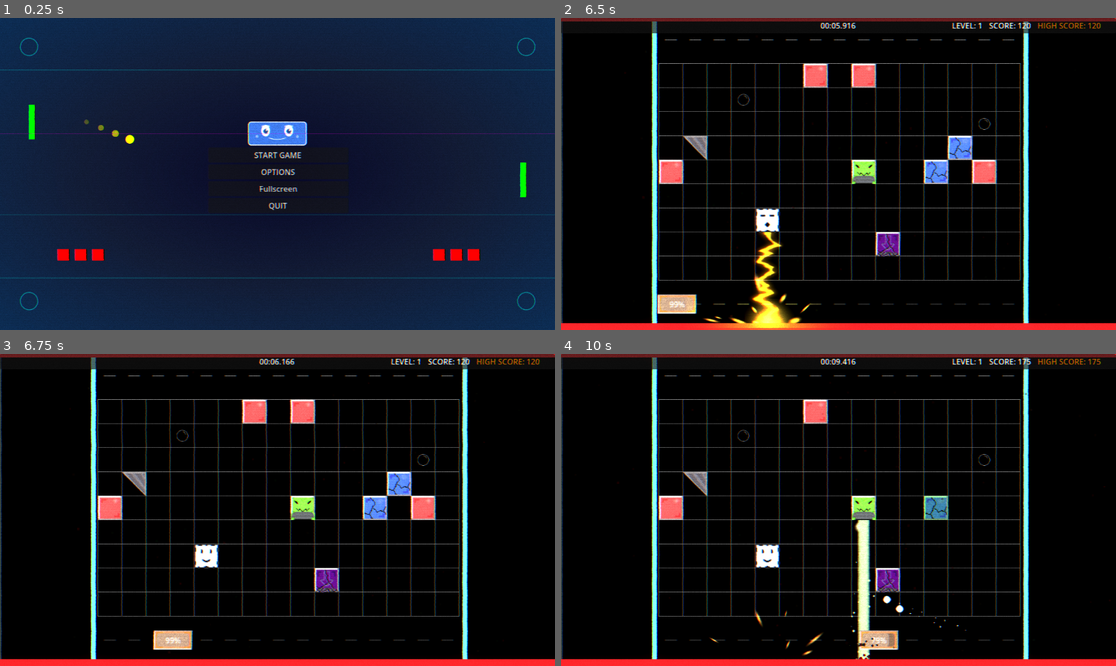
Above: before the commit, frames 1-4 (two rows, left to right).
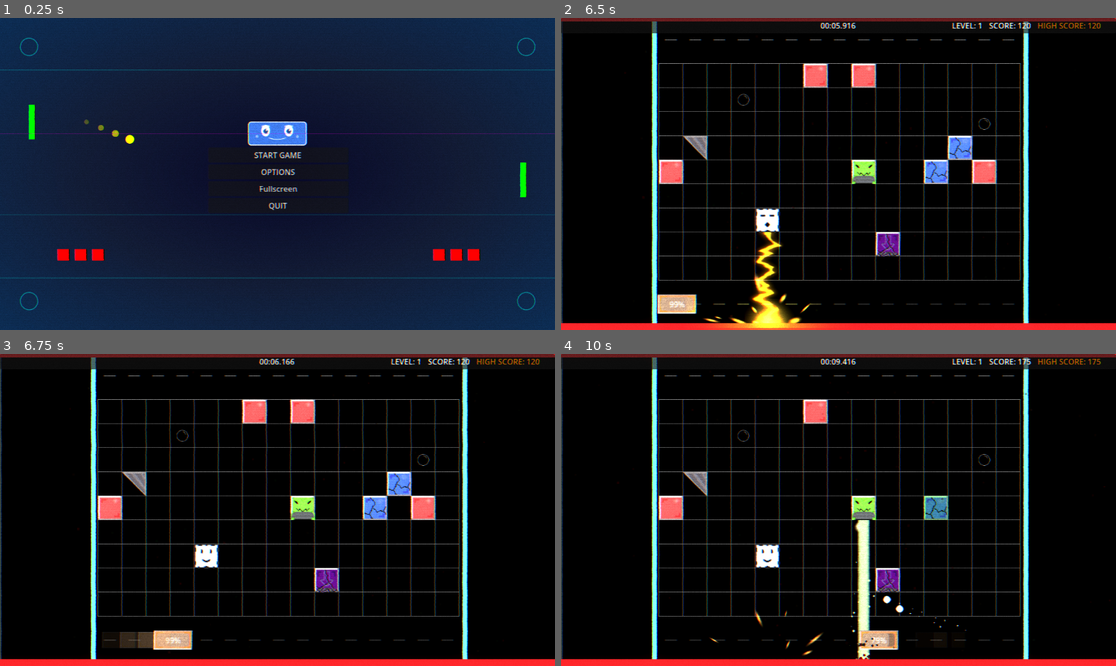
Above: after the commit, the same moments.

Repository: Nicheen/NotPong2025
Game: Godot game, scene res://scenes/menus/main_menu.tscn
Same seed, same stepped clock (60 frames per second), same inputs: the game is played once before the commit and once after it. Sound files missing from this copy of the repository are replaced by a short silence.
Inputs (mouse positions are in pixels of both pictures, inside the frame that each line leads up to):
- Up to frame 1 (0.25 s): no input
- Up to frame 2 (6.5 s): click "START GAME" at 0.5 s; tap Enter (ui_accept) at 1.25, 1.52, 2.27, 3.77, 4.52, 5.27 s; move the mouse to (960, 158) at 1.27 s; hold D (move_right) 1.28-2.03 s; hold Shift (dash) 1.28-2.03 s; move the mouse to (727, 189) at 2.02 s; hold S (teleport_down) 2.03-2.78 s; tap Shift (dash) at 2.1, 3.6, 5.3 s; move the mouse to (894, 105) at 2.77 s; hold D (move_right) 2.78-3.53 s; hold Shift (dash) 2.78-3.53 s; click (894, 105) at 2.85 s; move the mouse to (810, 236) at 3.52 s; hold W (teleport_up) 3.53-4.28 s; move the mouse to (1005, 220) at 4.27 s; hold Shift (dash) 4.28-5.03 s; hold A (move_left) 4.28-5.78 s; move the mouse to (672, 127) at 5.02 s; click (672, 127) at 5.1 s; move the mouse to (866, 174) at 5.77 s; hold S (teleport_down) from 5.78 s (still down); hold Shift (dash) from 5.78 s (still down)
- Up to frame 3 (6.75 s): move the mouse to (194, 432) at 6.52 s; release S (teleport_down) at 6.53 s; release Shift (dash) at 6.53 s; hold D (move_right) from 6.53 s (still down); tap Shift (dash) at 6.6 s
- Up to frame 4 (10 s): tap Enter (ui_accept) at 6.77, 7.52, 8.27, 9.77 s; move the mouse to (960, 494) at 7.27 s; release D (move_right) at 7.28 s; hold W (teleport_up) 7.28-8.03 s; hold Shift (dash) 7.28-8.03 s; click (960, 494) at 7.35 s; move the mouse to (727, 525) at 8.02 s; hold D (move_right) 8.03-8.78 s; tap Shift (dash) at 8.1, 9.8 s; move the mouse to (894, 441) at 8.77 s; hold S (teleport_down) 8.78-9.53 s; hold Shift (dash) 8.78-9.53 s; move the mouse to (810, 572) at 9.52 s; hold A (move_left) from 9.53 s (still down); click (810, 572) at 9.6 s

Frames 1-2 are identical in both runs. In frame 3, 0.3% of the frame differs, in the area x 21-31%, y 89-95%; in frame 4, less than 0.1%.

Commit message:
fixed dash effect

Diff:
--- a/NOTPONG/scripts/obj/player/player.gd
+++ b/NOTPONG/scripts/obj/player/player.gd
@@ -220,30 +220,102 @@
 
 	# Dash when shift pressed AND was previously released AND moving
 	if Input.is_action_pressed("dash") and shift_released and can_dash:
+		var dash_direction = Vector2.ZERO
+		var old_position = global_position
+
 		if Input.is_action_pressed("move_left"):
+			dash_direction = Vector2(-1, 0)
 			# Dash left
 			global_position.x -= dash_distance
 			var half_size = play_area_size * 0.5
 			var left_bound = play_area_center.x - half_size.x + 25
 			if global_position.x < left_bound:
 				global_position.x = left_bound
-			can_dash = false
-			dash_timer = dash_cooldown
-			shift_released = false
-			print("Dashed left!")
 
 		elif Input.is_action_pressed("move_right"):
+			dash_direction = Vector2(1, 0)
 			# Dash right
 			global_position.x += dash_distance
 			var half_size = play_area_size * 0.5
 			var right_bound = play_area_center.x + half_size.x - 25
 			if global_position.x > right_bound:
 				global_position.x = right_bound
+
+		# Om vi dashade, starta cooldown och visa effekter
+		if dash_direction != Vector2.ZERO:
 			can_dash = false
 			dash_timer = dash_cooldown
 			shift_released = false
-			print("Dashed right!")
-
+
+			# VISUELLA EFFEKTER!
+			create_dash_effect()
+			create_dash_afterimages(old_position, dash_direction)
+
+			print("Dashed ", "left" if dash_direction.x < 0 else "right", "!")
+
+func create_dash_effect():
+	"""Visual effect for dash on player"""
+	if not sprite:
+		return
+
+	# Flash effect - snabb cyan blink på spelaren
+	var dash_tween = create_tween()
+	dash_tween.set_parallel(true)
+
+	# Quick flash sequence
+	dash_tween.tween_property(sprite, "modulate", Color.CYAN, 0.05)
+	dash_tween.tween_property(sprite, "modulate", Color.WHITE, 0.05)
+	dash_tween.tween_property(sprite, "modulate", Color.CYAN, 0.05)
+	dash_tween.tween_property(sprite, "modulate", Color.WHITE, 0.05)
+
+	# Kort scale effect för att visa "speed"
+	var original_scale = sprite.scale
+	dash_tween.tween_property(sprite, "scale", original_scale * 1.2, 0.1)
+	dash_tween.tween_property(sprite, "scale", original_scale, 0.1)
+
+func create_dash_afterimages(start_pos: Vector2, dash_direction: Vector2):
+	"""Create afterimage effect showing dash trail"""
+	if not sprite:
+		return
+
+	# Create 3 afterimages spread out along the dash path
+	var afterimage_count = 3
+	var actual_dash_distance = abs(global_position.x - start_pos.x)
+
+	for i in range(afterimage_count):
+		# Create afterimage sprite
+		var afterimage = Sprite2D.new()
+		afterimage.texture = sprite.texture
+		afterimage.scale = sprite.scale
+		afterimage.rotation = sprite.rotation
+
+		# Position along dash path
+		var progress = float(i) / float(afterimage_count - 1)
+		var afterimage_pos = start_pos + (dash_direction * actual_dash_distance * progress)
+		afterimage.global_position = afterimage_pos
+
+		# Set transparency (0.3, 0.5, 0.7)
+		var alpha = 0.3 + (progress * 0.4)
+		afterimage.modulate = Color(1.0, 1.0, 1.0, alpha)
+
+		# Add to scene
+		get_tree().current_scene.add_child(afterimage)
+
+		# Animate afterimage - fade out
+		var afterimage_tween = create_tween()
+		afterimage_tween.set_parallel(true)
+
+		# Fade out
+		afterimage_tween.tween_property(afterimage, "modulate:a", 0.0, 0.2)
+
+		# Scale down slightly
+		afterimage_tween.tween_property(afterimage, "scale", sprite.scale * 0.8, 0.2)
+
+		# Clean up
+		afterimage_tween.tween_callback(func():
+			if is_instance_valid(afterimage):
+				afterimage.queue_free()
+		).set_delay(0.2)
 func handle_dash_cooldown(delta):
 	if not can_dash:
 		dash_timer -= delta
